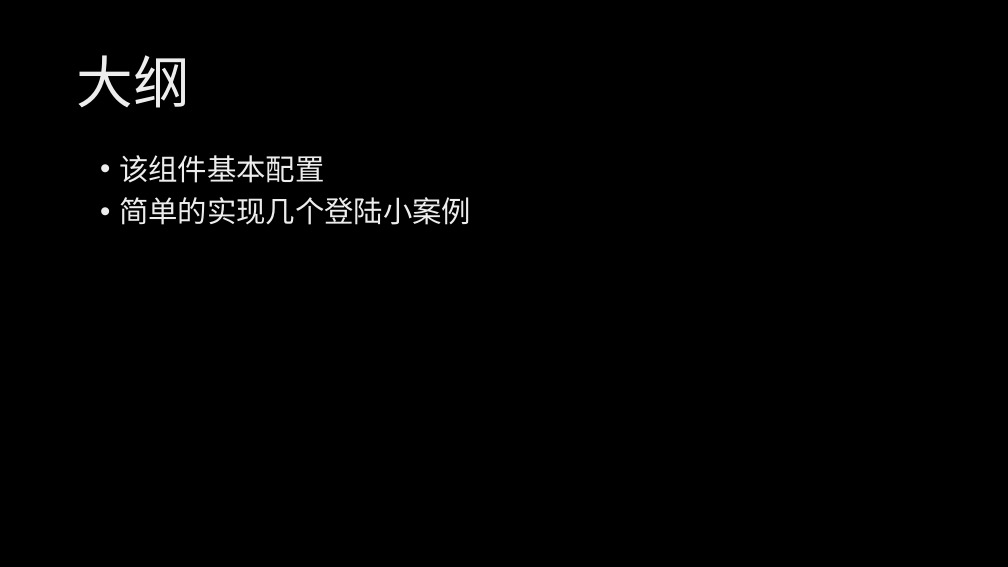
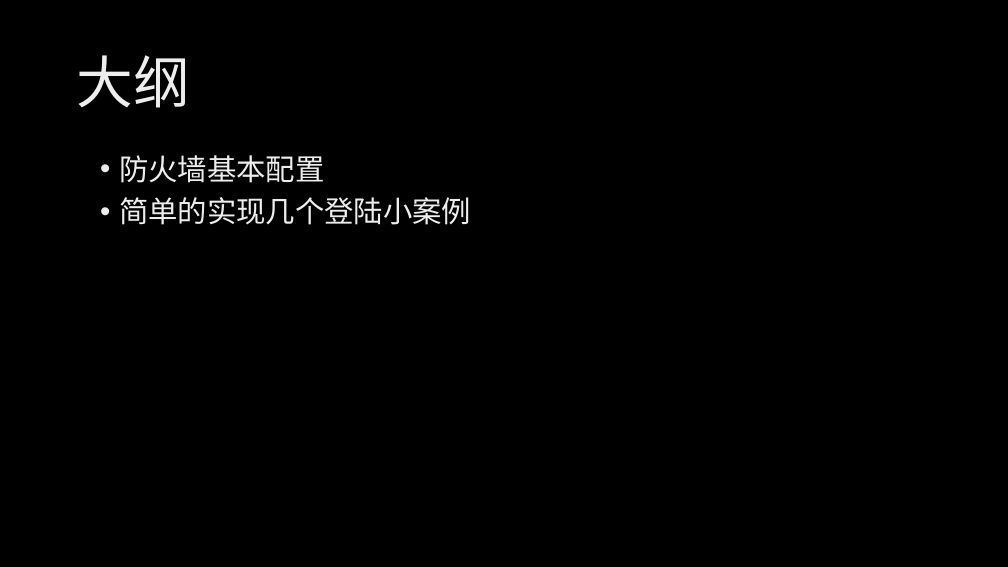
Before and after one commit to TuringTD/symfony2--, a slide deck: slide 2 of symfony登陆.pptx. Drawn at 1008x567 pixels with LibreOffice and Linux fonts; fonts in the diff are those of the drawing; background and template pictures are left out. Boxes give left, top, right and bottom in pixels: in the first picture for what was removed or moved away, otherwise in the second. Text is boxed around its words. In the diff, an @@ line names an element or a change of style, - is before the commit and + after.

```diff
--- a/symfony登陆.pptx
+++ b/symfony登陆.pptx
@@ text at box(119, 155, 325, 183): text changed @@
-• 该组件基本配置
+• 防火墙基本配置
```
Also in this commit, not shown: 1 other slide changed, 5 slides added.
